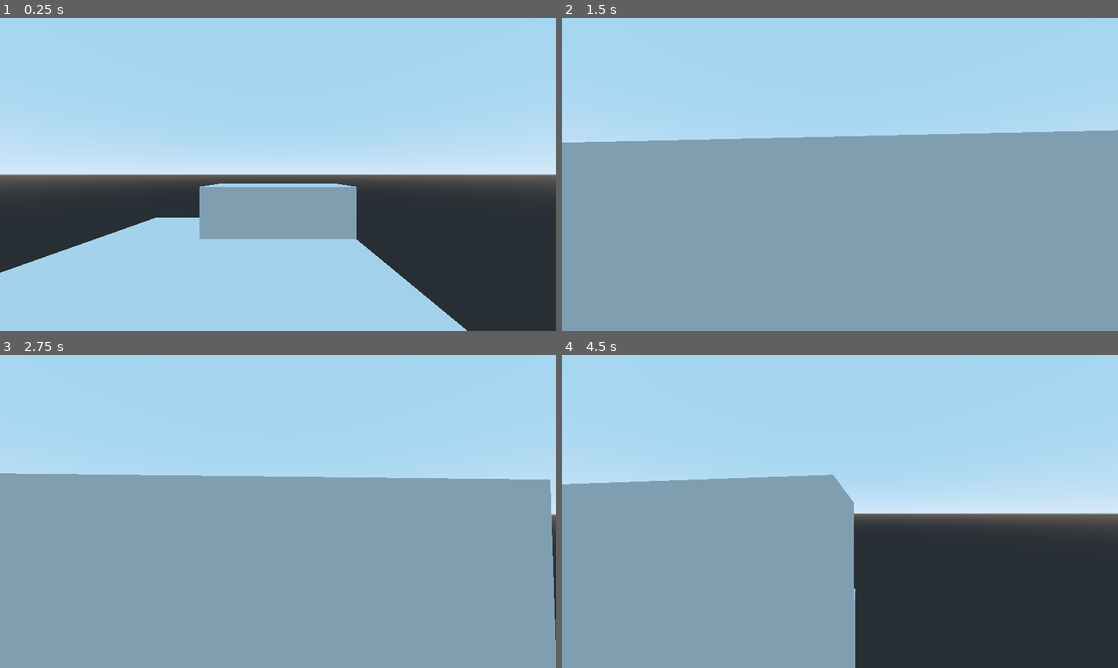
Above: before the commit, frames 1-4 (two rows, left to right).
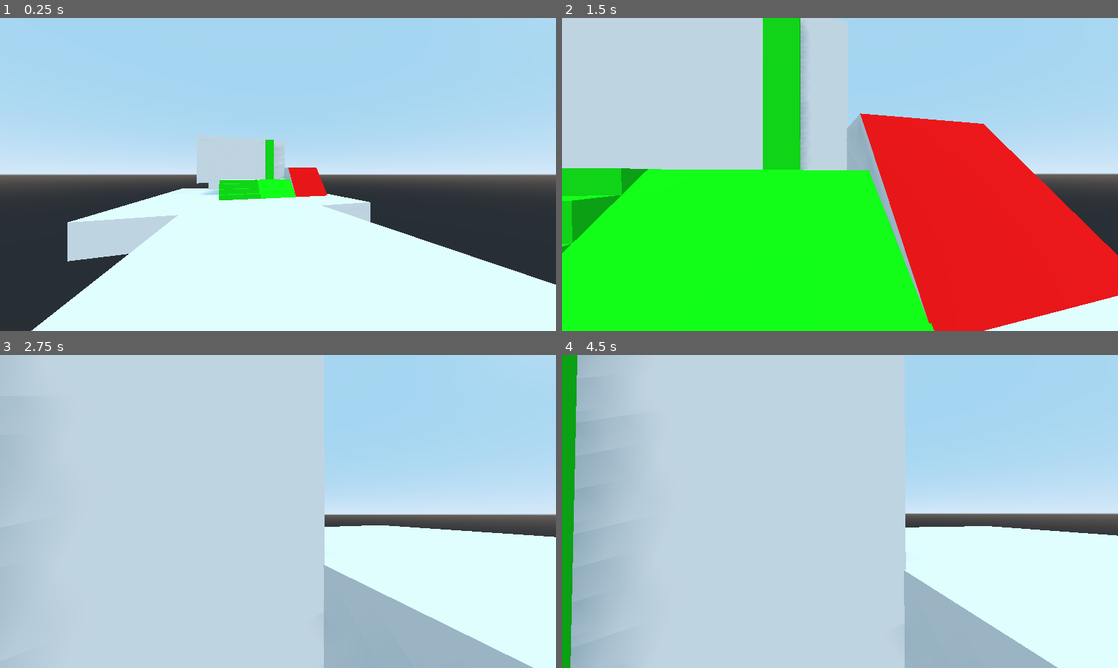
Above: after the commit, the same moments.

Repository: Anudin/Learn3D
Game: Godot game, scene res://main.tscn
Two runs of this game, one before a commit and one after it. Both use one fixed random seed, a clock stepped at 60 frames per second and the inputs below.
Inputs (mouse positions are in pixels of both pictures, inside the frame that each line leads up to):
- Up to frame 1 (0.25 s): no input
- Up to frame 2 (1.5 s): move the mouse to (867, 174) at 0.52 s; hold Shift (run) 0.53-1.28 s; hold W (move_forward) from 0.53 s (still down); move the mouse to (812, 174) at 1.27 s; tap Shift (run) at 1.35 s
- Up to frame 3 (2.75 s): keep holding W (move_forward); move the mouse to (289, 505) at 2.02 s; hold Shift (run) from 2.03 s (still down)
- Up to frame 4 (4.5 s): keep holding W (move_forward); tap Enter at 2.75 s; move the mouse to (834, 517) at 2.77 s; release Shift (run) at 2.78 s; tap Shift (run) at 2.85, 4.35 s; tap Space at 3.5 s; move the mouse to (878, 514) at 3.52 s; hold Shift (run) 3.53-4.28 s; move the mouse to (795, 508) at 4.27 s

The runs differ from the first frame. In frame 1, 36% of the frame differs, in the area x 0-100%, y 38-100%; in frame 2, 74%; in frame 3, 74%, in the area x 0-100%, y 0-100%; in frame 4, 70%.

Commit message:
Add test level

Diff:
--- a/main.tscn
+++ b/main.tscn
@@ -1,7 +1,9 @@
-[gd_scene load_steps=3 format=2]
+[gd_scene load_steps=5 format=2]
 
 [ext_resource path="res://handle_escape_press.gd" type="Script" id=1]
 [ext_resource path="res://player/player.tscn" type="PackedScene" id=2]
+[ext_resource path="res://material_traversable.tres" type="Material" id=3]
+[ext_resource path="res://material_blocked.tres" type="Material" id=4]
 
 [node name="Main" type="Spatial"]
 
@@ -10,15 +12,129 @@
 script = ExtResource( 1 )
 
 [node name="Player" parent="." instance=ExtResource( 2 )]
-transform = Transform( -4.37114e-08, 0, -1, 0, 1, 0, 1, 0, -4.37114e-08, -4, 1, 3 )
+transform = Transform( 0.295679, 0, 0.955287, 0, 1, 0, -0.955287, 0, 0.295679, 3.91187, 2, 3 )
 
-[node name="Ground" type="CSGBox" parent="."]
+[node name="Level" type="Spatial" parent="."]
+transform = Transform( 1, 0, 0, 0, 1, 0, 0, 0, 1, 0, 1, 0 )
+
+[node name="DirectionalLight" type="DirectionalLight" parent="Level"]
+transform = Transform( -0.468938, -0.629235, 0.619807, 0.577887, 0.312109, 0.754079, -0.66794, 0.711794, 0.217267, 0, 6.9093, 0 )
+light_energy = 0.5
+shadow_enabled = true
+
+[node name="Ground" type="Spatial" parent="Level"]
+editor/display_folded = true
+
+[node name="Ground" type="CSGBox" parent="Level/Ground"]
 transform = Transform( 1, 0, 0, 0, 1, 0, 0, 0, 1, 0, -1, 1 )
 use_collision = true
-width = 10.0
+width = 14.4187
 depth = 10.0
 
-[node name="CSGBox3" type="CSGBox" parent="."]
-transform = Transform( 1, 0, 0, 0, 1, 0, 0, 0, 1, 3, 1, 3 )
+[node name="Ground2" type="CSGBox" parent="Level/Ground"]
+transform = Transform( 1, 0, 0, 0, 1, 0, 0, 0, 1, -17, -1, 1 )
 use_collision = true
-depth = 6.03591
+width = 20.0
+depth = 20.0
+
+[node name="Stairs" type="Spatial" parent="Level"]
+
+[node name="Stair" type="CSGBox" parent="Level/Stairs"]
+transform = Transform( 1, 0, 0, 0, 1, 0, 0, 0, 1, -12.1323, 0.260742, 1.99561 )
+width = 0.5
+height = 0.5
+depth = 4.0
+material = ExtResource( 3 )
+
+[node name="Stair2" type="CSGBox" parent="Level/Stairs"]
+transform = Transform( 1, 0, 0, 0, 1, 0, 0, 0, 1, -12.6304, 0.752441, 1.99561 )
+width = 0.5
+height = 0.5
+depth = 4.0
+material = ExtResource( 3 )
+
+[node name="Stair3" type="CSGBox" parent="Level/Stairs"]
+transform = Transform( 1, 0, 0, 0, 1, 0, 0, 0, 1, -13.1157, 1.24468, 1.99561 )
+width = 0.5
+height = 0.5
+depth = 4.0
+material = ExtResource( 3 )
+
+[node name="Stair4" type="CSGBox" parent="Level/Stairs"]
+transform = Transform( 1, 0, 0, 0, 1, 0, 0, 0, 1, -13.604, 1.63037, 1.99561 )
+width = 0.5
+height = 0.5
+depth = 4.0
+material = ExtResource( 3 )
+
+[node name="Slope45" type="CSGCombiner" parent="Level"]
+editor/display_folded = true
+transform = Transform( 1, 0, 0, 0, 1, 0, 0, 0, 1, -12.7405, 1, -2 )
+use_collision = true
+
+[node name="Base" type="CSGBox" parent="Level/Slope45"]
+depth = 4.0
+
+[node name="Cut" type="CSGBox" parent="Level/Slope45"]
+transform = Transform( 0.707107, -0.707107, 0, 0.707107, 0.707107, 0, 0, 0, 1, 1, 1, 0 )
+operation = 2
+width = 3.0
+height = 3.0
+depth = 4.33787
+material = ExtResource( 3 )
+
+[node name="Slope45+" type="CSGCombiner" parent="Level"]
+editor/display_folded = true
+transform = Transform( 1, 0, 0, 0, 1, 0, 0, 0, 1, -12.7405, 1, -5.97217 )
+use_collision = true
+
+[node name="Base" type="CSGBox" parent="Level/Slope45+"]
+transform = Transform( 1, 0, 0, 0, 1, 0, 0, 0, 1, -2.10599, 0.625488, 0 )
+width = 6.85312
+height = 3.44509
+depth = 4.0
+
+[node name="Cut" type="CSGBox" parent="Level/Slope45+"]
+transform = Transform( 0.810519, -0.585712, 0, 0.585712, 0.810519, 0, 0, 0, 1, 1.24902, 1, 0 )
+operation = 2
+width = 3.0
+height = 7.8971
+depth = 4.33787
+material = ExtResource( 4 )
+
+[node name="Base" type="CSGBox" parent="Level"]
+transform = Transform( 1, 0, 0, 0, 1, 0, 0, 0, 1, -14.7405, 0.887085, 0 )
+use_collision = true
+height = 1.98392
+depth = 7.97177
+
+[node name="Ladder" type="CSGBox" parent="Level"]
+transform = Transform( 1, 0, 0, 0, 1, 0, 0, 0, 1, -15.5029, 4.24323, -1.91455 )
+use_collision = true
+width = 0.345016
+height = 5.25917
+depth = 1.02967
+material = ExtResource( 3 )
+
+[node name="Highground" type="CSGCombiner" parent="Level"]
+editor/display_folded = true
+use_collision = true
+
+[node name="Highground" type="CSGBox" parent="Level/Highground"]
+transform = Transform( 1, 0, 0, 0, 1, 0, 0, 0, 1, -16.9656, 3.3595, 1.28381 )
+use_collision = true
+width = 2.62148
+height = 7.23921
+depth = 10.5333
+
+[node name="Crouch" type="CSGBox" parent="Level/Highground"]
+transform = Transform( 1, 0, 0, 0, 1, 0, 0, 0, 1, -17, 0.739136, 6.29431 )
+operation = 2
+width = 4.05911
+height = 1.5
+
+[node name="Crawl" type="CSGBox" parent="Level/Highground"]
+transform = Transform( 1, 0, 0, 0, 1, 0, 0, 0, 1, -17, -0.0266418, 4.98967 )
+operation = 2
+width = 4.05911
+height = 1.5
--- /dev/null
+++ b/material_blocked.tres
@@ -0,0 +1,4 @@
+[gd_resource type="SpatialMaterial" format=2]
+
+[resource]
+albedo_color = Color( 1, 0, 0, 1 )
--- /dev/null
+++ b/material_traversable.tres
@@ -0,0 +1,4 @@
+[gd_resource type="SpatialMaterial" format=2]
+
+[resource]
+albedo_color = Color( 0, 1, 0, 1 )
